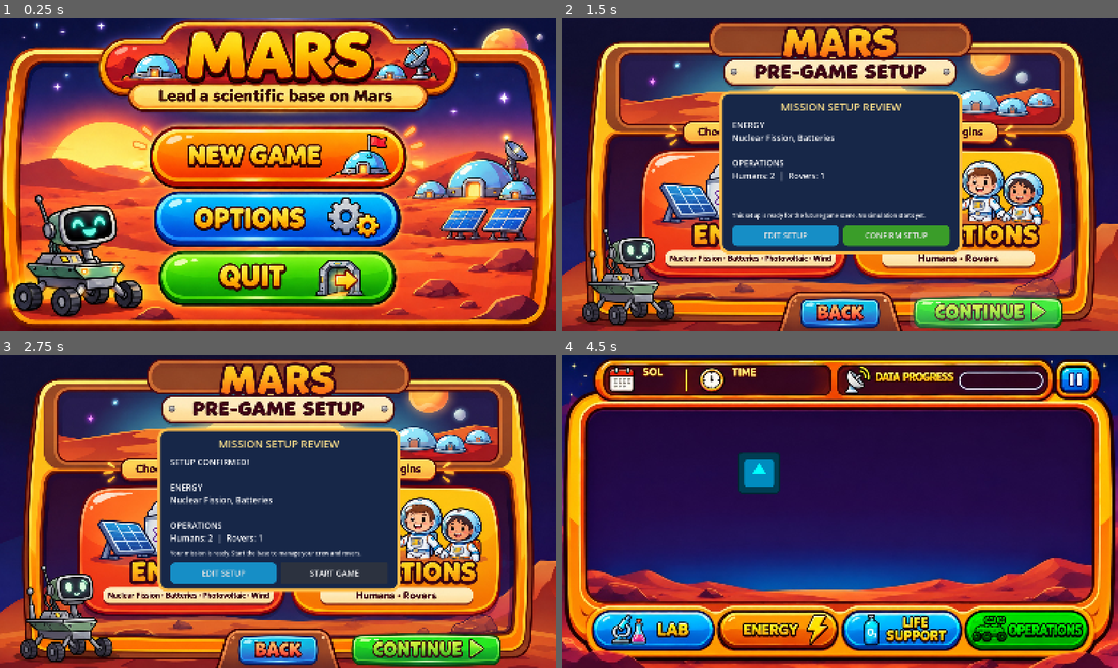
Above: before the commit, frames 1-4 (two rows, left to right).
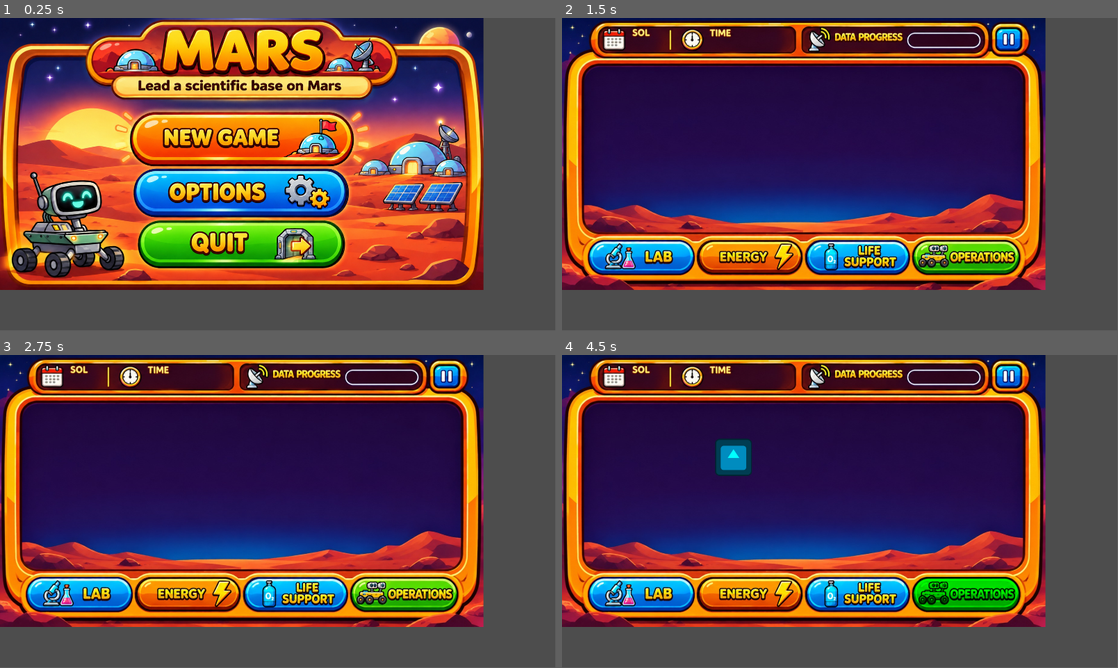
Above: after the commit, the same moments.

Repository: Jigsawka/Marcians
Game: Godot game, scene res://scenes/main_menu/main_menu.tscn
Two runs of this game, one before a commit and one after it. Both use one fixed random seed, a clock stepped at 60 frames per second and the inputs below. The engine's default icon, where the game draws it, is replaced by a stand-in: a white triangle on a blue panel in a dark square.
Inputs (mouse positions are in pixels of both pictures, inside the frame that each line leads up to; where the layout moved, square brackets give the same spot in the first picture):
- Up to frame 1 (0.25 s): no input
- Up to frame 2 (1.5 s): click (806, 140) [840, 158] at 0.5 s; click (984, 309) at 1.27 s
- Up to frame 3 (2.75 s): click (333, 574) at 2 s, where only the run before the commit has a clickable "CONFIRM SETUP"
- Up to frame 4 (4.5 s): click (895, 574) at 2.75 s, where only the run before the commit has a clickable "START GAME"; click (745, 592) [773, 630] at 3.5 s; click (967, 596) [1029, 630] at 4.25 s
In our replay, the window is 800x450 before the commit and 799x449 after it. These sizes can differ from the game's own. Grey fills any space a smaller window leaves; there, only what the larger window draws over its background counts as a difference.

The runs differ from the first frame. In frame 1, 89% of the frame differs, in the area x 0-100%, y 0-100%; in frame 2, 94%; in frame 3, 94%; in frame 4, 65%.

Commit message:
Static variables

Diff:
--- /dev/null
+++ b/GameState.gd
@@ -0,0 +1,7 @@
+# Gamestate.gd
+class_name GameState
+extends Node
+
+# static variables
+static var n_rovers := 0
+static var n_astronauts := 3
--- a/project.godot
+++ b/project.godot
@@ -19,25 +19,16 @@
 config/features=PackedStringArray("4.7", "GL Compatibility")
 config/icon="res://assets/icon.svg"
 
-[autoload]
-
-GameSetup="*res://scripts/game_setup.gd"
-Events="*uid://6tdtexi638ag"
-GameManager="*uid://dn18rkmmsn4nu"
-
 [display]
 
-window/size/viewport_width=1672
-window/size/viewport_height=941
-window/size/window_width_override=1152
-window/size/window_height_override=648
-window/stretch/mode="canvas_items"
+window/size/viewport_width=1920
+window/size/viewport_height=1080
+window/size/resizable=false
 
 [file_customization]
 
 folder_colors={
-"res://scenes/": "orange",
-"res://scripts/": "green"
+"res://scenes/": "orange"
 }
 
 [physics]
--- a/scenes/Events.tscn
+++ /dev/null
@@ -1,6 +0,0 @@
-[gd_scene format=3 uid="uid://15fsvlcarn2s"]
-
-[ext_resource type="Script" uid="uid://6tdtexi638ag" path="res://scenes/events.gd" id="1_rcy88"]
-
-[node name="Events" type="Node" unique_id=1976957446]
-script = ExtResource("1_rcy88")
--- a/scenes/Rover.tscn
+++ b/scenes/Rover.tscn
@@ -2,9 +2,8 @@
 
 [ext_resource type="Script" uid="uid://cdj7ran7rl78j" path="res://scenes/rover.gd" id="1_7x1cp"]
 [ext_resource type="Texture2D" uid="uid://f0utvxt0fri5" path="res://assets/icon.svg" id="2_7eged"]
-[ext_resource type="Texture2D" uid="uid://kpacsomq7smw" path="res://assets/Boton PAUSE (1).png" id="3_qo4cu"]
 
-[node name="Rover" type="GridContainer" unique_id=1658957064 node_paths=PackedStringArray("textRect", "ops")]
+[node name="Rover" type="GridContainer" unique_id=1658957064 node_paths=PackedStringArray("textRect")]
 clip_children = 1
 anchors_preset = -1
 anchor_right = 0.177
@@ -15,7 +14,6 @@
 grow_vertical = 2
 script = ExtResource("1_7x1cp")
 textRect = NodePath("TextureRect")
-ops = [NodePath("marcian"), NodePath("function")]
 
 [node name="TextureRect" type="TextureRect" parent="." unique_id=31199125]
 layout_mode = 2
@@ -33,9 +31,7 @@
 flat = true
 selected = 0
 item_count = 2
-popup/item_0/icon = ExtResource("2_7eged")
 popup/item_0/id = 0
-popup/item_1/icon = ExtResource("3_qo4cu")
 popup/item_1/id = 1
 
 [node name="function" type="OptionButton" parent="." unique_id=1443271142]
--- a/scenes/events.gd
+++ /dev/null
@@ -1,11 +0,0 @@
-extends Node
-
-signal isGameStarted
-# Called when the node enters the scene tree for the first time.
-func _ready() -> void:
-	pass # Replace with function body.
-
-
-# Called every frame. 'delta' is the elapsed time since the previous frame.
-func _process(delta: float) -> void:
-	pass
--- a/scenes/game/Marcian_base.tscn
+++ b/scenes/game/Marcian_base.tscn
@@ -12,7 +12,6 @@
 [ext_resource type="Texture2D" uid="uid://cwu7c7qwhg8fp" path="res://assets/Boton OP.png" id="6_o7iar"]
 [ext_resource type="Texture2D" uid="uid://qkklcjpmdbjj" path="res://assets/Boton LIFE SUPPORT.png" id="7_ao18i"]
 [ext_resource type="PackedScene" uid="uid://c8nxg7trqpdqr" path="res://scenes/zonas/OpZone.tscn" id="7_eo8wu"]
-[ext_resource type="Script" uid="uid://bqd2rcu1lee61" path="res://scenes/zonas/energy_zone.gd" id="12_ao18i"]
 
 [node name="marcian_base" type="Node2D" unique_id=688795111 node_paths=PackedStringArray("timer", "zones")]
 script = ExtResource("1_2ranv")
@@ -106,7 +105,6 @@
 [node name="StatusZone" parent="." unique_id=1892277350 instance=ExtResource("6_ilgik")]
 
 [node name="EnergyZone" parent="." unique_id=49999745 instance=ExtResource("4_wluxo")]
-script = ExtResource("12_ao18i")
 
 [node name="LabZone" parent="." unique_id=1433983092 instance=ExtResource("5_gdw00")]
 offset_left = 827.0
--- a/scenes/rover.gd
+++ b/scenes/rover.gd
@@ -6,43 +6,21 @@
 
 # ops[0] -> OptionButton de Astronautas
 # ops[1] -> OptionButton de Funciones/Roles
-@export var ops: Array[OptionButton]
+@export var marcian_button: OptionButton
+@export var function_button: OptionButton
 
-# Función para rellenar los desplegables con datos iniciales
-func setup_rover_options(astronauts_list: Array, functions_list: Array) -> void:
-	# Configurar OptionButton de astronautas
-	if ops.size() > 0 and ops[0]:
-		ops[0].clear()
-		for astronaut in astronauts_list:
-			ops[0].add_item(str(astronaut))
+func set_status(status : Label):
+	status_label = status
 
-	# Configurar OptionButton de funciones
-	if ops.size() > 1 and ops[1]:
-		ops[1].clear()
-		for func_name in functions_list:
-			ops[1].add_item(str(func_name))
+func get_status() -> String:
+	return status_label.text
 
-# Función para actualizar los textos de estado y batería en tiempo real
-func update_status_and_battery(new_status: String, battery_percentage: float) -> void:
-	if status_label:
-		status_label.text = "Estado: " + new_status
-	if battery_label:
-		battery_label.text = "Batería: " + str(battery_percentage) + "%"
+func set_battery(battery : String):
+	battery_label.text = battery
 
-func get_rover_state() -> Dictionary:
-	return {
-		"selected_astronaut": ops[0].selected if ops.size() > 0 and ops[0] else 0,
-		"selected_function": ops[1].selected if ops.size() > 1 and ops[1] else 0,
-		"status": status_label.text if status_label else "",
-		"battery": battery_label.text if battery_label else ""
-	}
+func get_battery() -> String:
+	return battery_label.text
 
-func load_rover_state(data: Dictionary) -> void:
-	if ops.size() > 0 and ops[0]:
-		ops[0].select(data.get("selected_astronaut", 0))
-	if ops.size() > 1 and ops[1]:
-		ops[1].select(data.get("selected_function", 0))
-	if status_label:
-		status_label.text = data.get("status", "En ruta")
-	if battery_label:
-		battery_label.text = data.get("battery", "100%")
+func set_buttonMarcian(marcians : Array,n_marcians : int):
+	for i in range(0,n_marcians):
+		marcian_button.add_item(marcians[i])
--- a/scenes/zonas/LabZone.tscn
+++ b/scenes/zonas/LabZone.tscn
@@ -55,10 +55,10 @@
 
 [node name="GridContainer" type="GridContainer" parent="." unique_id=966425130]
 layout_mode = 0
-offset_left = -122.0
-offset_top = 116.0
-offset_right = -82.0
-offset_bottom = 156.0
+offset_left = -134.0
+offset_top = 119.0
+offset_right = -94.0
+offset_bottom = 159.0
 theme_override_constants/h_separation = 100
 
 [connection signal="mouse_entered" from="Comunication" to="Comunication" method="_on_mouse_entered"]
--- a/scenes/zonas/energy_zone.tscn
+++ b/scenes/zonas/energy_zone.tscn
@@ -1,6 +1,6 @@
 [gd_scene format=3 uid="uid://cvx2gkrfttrm7"]
 
-[ext_resource type="Script" uid="uid://lebyvrgpoo7q" path="res://scripts/energy_zone.gd" id="1_nlwuk"]
+[ext_resource type="Script" uid="uid://bqd2rcu1lee61" path="res://scenes/zonas/energy_zone.gd" id="1_nlwuk"]
 [ext_resource type="Texture2D" uid="uid://bjerpm05hnhxc" path="res://assets/images.jpeg" id="2_026pr"]
 [ext_resource type="Texture2D" uid="uid://f0utvxt0fri5" path="res://assets/icon.svg" id="2_l30m2"]
 [ext_resource type="Script" uid="uid://juqd5ky011qu" path="res://scenes/zonas/button.gd" id="3_026pr"]
--- a/scenes/zonas/lab_zone.gd
+++ b/scenes/zonas/lab_zone.gd
@@ -3,15 +3,12 @@
 @export var rover_container: GridContainer
 @export var buttons: Array[Button]
 var rover_scene: PackedScene = preload("res://scenes/Rover.tscn")
-var n_rovers: int = 3 # Cantidad de rovers que quieres crear
+ # Cantidad de rovers que quieres crear
 
 # Datos globales disponibles en el juego
-var all_astronauts: Array = ["Cmd. Alex", "Ing. María", "Sci. Carlos", "Piloto Sofía"]
-var rover_functions: Array = ["Exploración", "Minería", "Investigación", "Reparación"]
 var rovers_cargados = false
 func _ready() -> void:
 	# Si ya hay datos guardados en el GameManager (porque volviste de otra escena), los cargamos de inmediato
-	if GameManager.is_initialized:
 		cargar_o_crear_rovers()
 
 func _on_rovers_pressed() -> void:
@@ -26,18 +23,13 @@
 		child.queue_free()
 
 	# 2. Definir columnas máximas por fila (ej. máximo 3 para que baje ordenadamente)
-	rover_container.columns = min(n_rovers, 3)
+	rover_container.columns = min(GameState.n_rovers, 3)
 
-	for i in range(n_rovers):
+	for i in range(GameState.n_rovers):
 		var new_rover = rover_scene.instantiate()
 		rover_container.add_child(new_rover) # El contenedor los acomoda automáticamente
 
-# 5. Guardar automáticamente el estado de los rovers antes de salir de esta escena (al cambiar de escena)
-func _exit_tree() -> void:
-	GameManager.saved_rovers_data.clear()
-	for rover in rover_container.get_children():
-		if rover.has_method("get_rover_state"):
-			GameManager.saved_rovers_data.append(rover.get_rover_state())
+
 
 func set_visibility(button:int) -> void:
 	for i in range(0,3):
--- a/scripts/GameManager.gd
+++ /dev/null
@@ -1,5 +0,0 @@
-extends Node
-
-# Almacena un arreglo de diccionarios con el estado de cada rover
-var saved_rovers_data: Array = []
-var is_initialized: bool = false
--- a/scripts/game_setup.gd
+++ /dev/null
@@ -1,69 +0,0 @@
-extends Node
-## Selection state ONLY. No power simulation runs in the pre-game setup.
-signal setup_changed
-
-const MIN_HUMANS: int = 2
-const MAX_HUMANS: int = 5
-const MIN_ROVERS: int = 1
-const MAX_ROVERS: int = 3
-
-# Nuclear fission and batteries are always installed.
-var nuclear_fission: bool = true
-var batteries: bool = true
-var photovoltaic: bool = false
-var wind_energy: bool = false
-var humans: int = MIN_HUMANS
-var rovers: int = MIN_ROVERS
-var prepared: bool = false
-
-func reset_selection() -> void:
-	nuclear_fission = true
-	batteries = true
-	photovoltaic = false
-	wind_energy = false
-	humans = MIN_HUMANS
-	rovers = MIN_ROVERS
-	prepared = false
-	setup_changed.emit()
-
-func set_optional(module_id: String, enabled: bool) -> void:
-	match module_id:
-		"photovoltaic": photovoltaic = enabled
-		"wind_energy": wind_energy = enabled
-		_: return
-	prepared = false
-	setup_changed.emit()
-
-func set_count(kind: String, value: int) -> void:
-	match kind:
-		"humans": humans = clampi(value, MIN_HUMANS, MAX_HUMANS)
-		"rovers": rovers = clampi(value, MIN_ROVERS, MAX_ROVERS)
-		_: return
-	prepared = false
-	setup_changed.emit()
-
-func validate_selection() -> String:
-	if not nuclear_fission or not batteries:
-		return "The reactor and battery bank are required."
-	if humans < MIN_HUMANS or humans > MAX_HUMANS:
-		return "Choose between 2 and 5 humans."
-	if rovers < MIN_ROVERS or rovers > MAX_ROVERS:
-		return "Choose between 1 and 3 rovers."
-	return ""
-
-func get_selection() -> Dictionary:
-	return {
-		"energy": {
-			"nuclear_fission": true,
-			"batteries": true,
-			"photovoltaic": photovoltaic,
-			"wind_energy": wind_energy
-		},
-		"operations": {"humans": humans, "rovers": rovers}
-	}
-
-func get_summary() -> String:
-	var energy: String = "Nuclear Fission, Batteries"
-	if photovoltaic: energy += ", Photovoltaic"
-	if wind_energy: energy += ", Wind"
-	return "ENERGY\n" + energy + "\n\nOPERATIONS\nHumans: %d  |  Rovers: %d" % [humans, rovers]
--- a/scripts/main_menu.gd
+++ b/scripts/main_menu.gd
@@ -3,7 +3,7 @@
 @onready var audio_player: AudioStreamPlayer2D = $main_music
 @onready var panel_opciones = $Panel
 
-const PREGAME_SCENE := "res://scenes/pregame/pregame.tscn"
+const PREGAME_SCENE := "res://scenes/Game/Marcian_base.tscn"
 const SETTINGS_SCENE := "res://scenes/settings/settings.tscn"
 
 func _ready() -> void:
@@ -14,7 +14,6 @@
 	audio_player.play()
 
 func _on_new_game_pressed() -> void:
-	GameSetup.reset_selection()
 	get_tree().change_scene_to_file(PREGAME_SCENE)
 
 func _on_options_pressed() -> void:
Not shown, added: GameState.gd.uid
Not shown, removed: scenes/events.gd.uid
Not shown, removed: scripts/GameManager.gd.uid
Not shown, removed: scripts/game_setup.gd.uid
